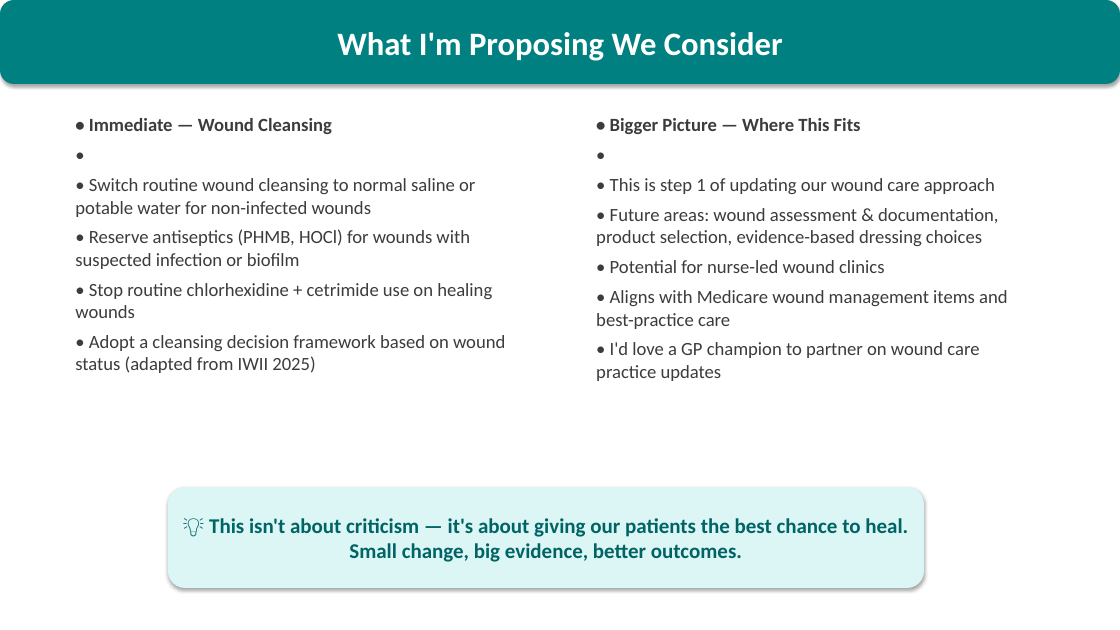
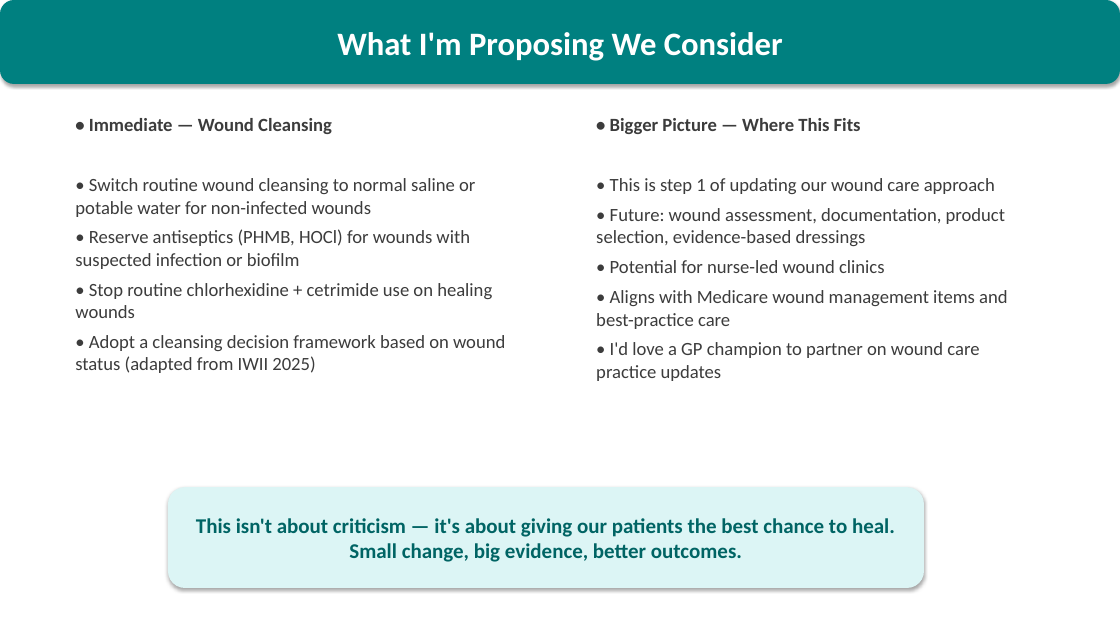
Before and after one commit to micjhowell-source/BeatLab, a slide deck: slide 9 of Wound_Cleansing_Presentation.pptx (slide 6 before the commit). Drawn at 1120x630 pixels with LibreOffice and Linux fonts; fonts in the diff are those of the drawing. Boxes give left, top, right and bottom in pixels: in the first picture for what was removed or moved away, otherwise in the second. Text is boxed around its words. In the diff, an @@ line names an element or a change of style, - is before the commit and + after.

```diff
--- a/Wound_Cleansing_Presentation.pptx
+++ b/Wound_Cleansing_Presentation.pptx
@@ text at [75,118,505,373]: paragraph removed @@
-•
@@ text at [596,118,1007,381]: paragraph removed @@
-•
@@ text at [596,208,1005,246]: text changed @@
-• Future areas: wound assessment & documentation, product selection, evidence-based dressing choices
+• Future: wound assessment, documentation, product selection, evidence-based dressings
@@ text in rounded rectangle at [196,518,895,562]: text changed @@
-💡 This isn't about criticism — it's about giving our patients the best chance to heal.
-Small change, big evidence, better outcomes.
+This isn't about criticism — it's about giving our patients the best chance to heal.
+Small change, big evidence, better outcomes.
```
Also in this commit, not shown: 4 other slides changed, 3 slides added, 1 other file.
